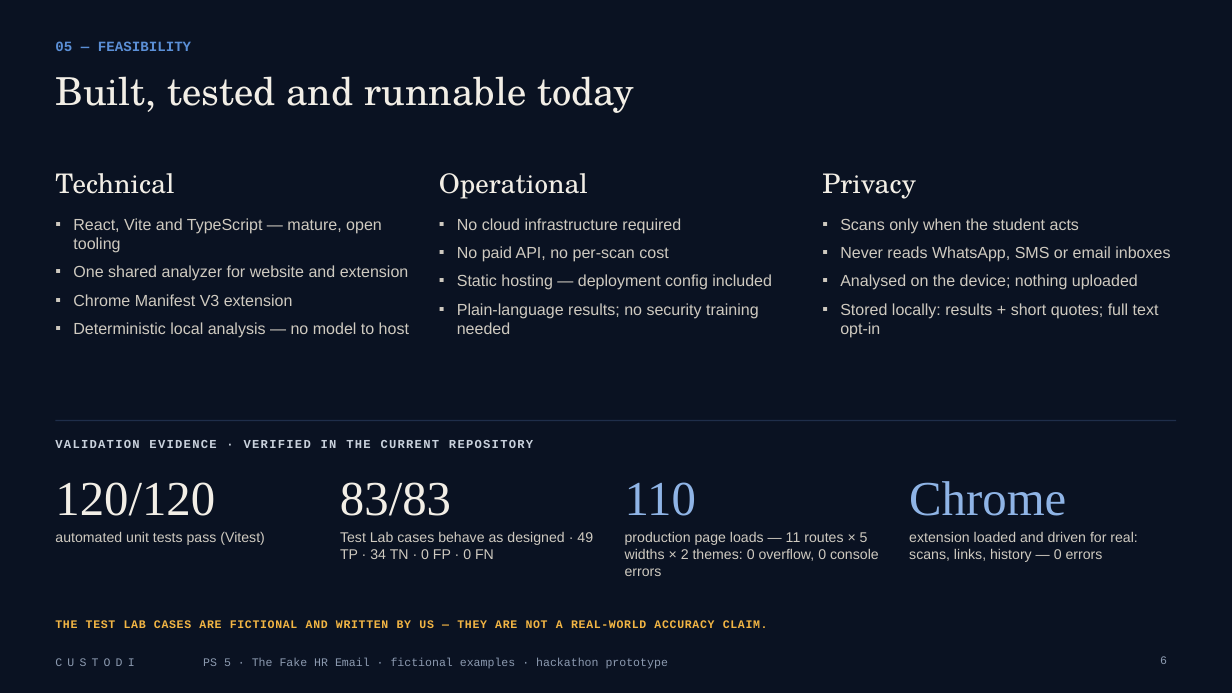
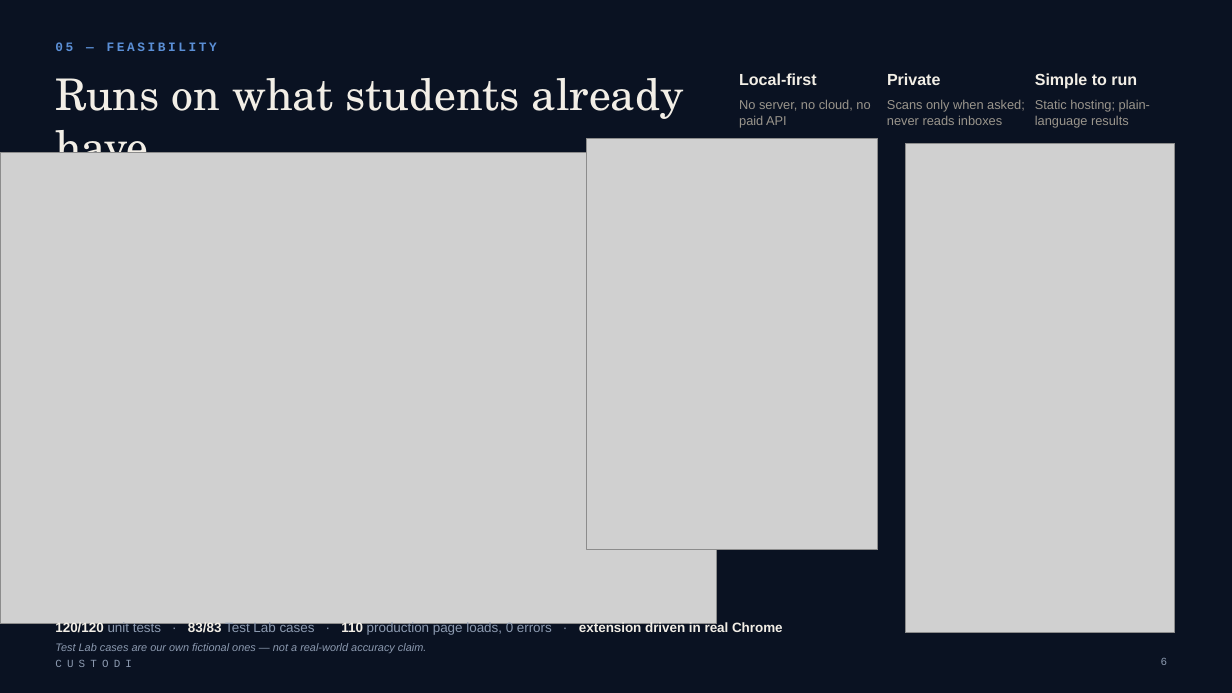
Before and after one commit to govindanidarsh/Custodi, a slide deck: slide 6 of presentation/CUSTODI_Hackathon_Presentation.pptx. Drawn at 1232x693 pixels with LibreOffice and Linux fonts; fonts in the diff are those of the drawing; grey boxes stand for pictures. Boxes give left, top, right and bottom in pixels: in the first picture for what was removed or moved away, otherwise in the second. Text is boxed around its words. In the diff, an @@ line names an element or a change of style, - is before the commit and + after.

```diff
--- a/presentation/CUSTODI_Hackathon_Presentation.pptx
+++ b/presentation/CUSTODI_Hackathon_Presentation.pptx
@@ text "05 — FEASIBILITY" at box(55, 42, 217, 51): size 11 to 10 pt, letter spacing 0 to 2 pt; less space between paragraphs @@
@@ title removed at box(55, 76, 634, 113) @@
-Built, tested and runnable today
@@ text added at box(55, 78, 684, 175), 34 pt, text #F2EEE6 @@
+Runs on what students already have.
@@ text added at box(739, 73, 816, 85), 12.5 pt, text #F2EEE6, bold @@
+Local-first
@@ text added at box(887, 73, 940, 85), 12.5 pt, text #F2EEE6, bold @@
+Private
@@ text added at box(1035, 73, 1137, 89), 12.5 pt, text #F2EEE6, bold @@
+Simple to run
@@ text added at box(739, 99, 870, 128), 10 pt, text #9A958C @@
+No server, no cloud, no paid API
@@ text added at box(887, 100, 1025, 125), 10 pt, text #9A958C @@
+Scans only when asked; never reads inboxes
@@ text added at box(1035, 100, 1150, 128), 10 pt, text #9A958C @@
+Static hosting; plain-language results
@@ picture added at box(587, 139, 878, 550) @@
@@ picture added at box(906, 143, 1175, 633) @@
@@ picture added at box(0, 152, 716, 624) @@
@@ text removed at box(55, 173, 174, 194) @@
-Technical
@@ text removed at box(439, 173, 588, 199) @@
-Operational
@@ text removed at box(822, 173, 916, 199) @@
-Privacy
@@ text removed at box(73, 218, 409, 338) @@
-▪ React, Vite and TypeScript — mature, open tooling
-▪ One shared analyzer for website and extension
-▪ Chrome Manifest V3 extension
-▪ Deterministic local analysis — no model to host
@@ text removed at box(457, 218, 772, 334) @@
-▪ No cloud infrastructure required
-▪ No paid API, no per-scan cost
-▪ Static hosting — deployment config included
-▪ Plain-language results; no security training needed
@@ text removed at box(840, 218, 1170, 338) @@
-▪ Scans only when the student acts
-▪ Never reads WhatsApp, SMS or email inboxes
-▪ Analysed on the device; nothing uploaded
-▪ Stored locally: results + short quotes; full text opt-in
@@ line removed from (55, 421) to (1177, 421) @@
@@ text removed at box(55, 436, 887, 458) @@
-VALIDATION EVIDENCE · VERIFIED IN THE CURRENT REPOSITORY
@@ text removed at box(55, 482, 215, 516) @@
-120/120
@@ text removed at box(340, 482, 451, 516) @@
-83/83
@@ text removed at box(625, 482, 696, 516) @@
-110
@@ text removed at box(909, 481, 1066, 516) @@
-Chrome
@@ text removed at box(340, 531, 593, 559) @@
-Test Lab cases behave as designed · 49 TP · 34 TN · 0 FP · 0 FN
@@ text removed at box(625, 532, 879, 576) @@
-production page loads — 11 routes × 5 widths × 2 themes: 0 overflow, 0 console errors
@@ text removed at box(909, 531, 1137, 562) @@
-extension loaded and driven for real: scans, links, history — 0 errors
@@ text at box(55, 621, 783, 635): text changed; size 11 to 10.5 pt; text colour #CFCAC0 to #8C9AB0 @@
-automated unit tests pass (Vitest)
+120/120 unit tests · 83/83 Test Lab cases · 110 production page loads, 0 errors · extension driven in real Chrome
@@ text "CUSTODI" at box(55, 654, 240, 673): size 9 to 8.5 pt @@
@@ text at box(55, 643, 426, 653): text changed; size 9 to 8.5 pt; font Courier New to Arial; text colour #F2B544 to #8C9AB0; bold off; italic on @@
-THE TEST LAB CASES ARE FICTIONAL AND WRITTEN BY US — THEY ARE NOT A REAL-WORLD ACCURACY CLAIM.
+Test Lab cases are our own fictional ones — not a real-world accuracy claim.
@@ text removed at box(203, 658, 668, 669) @@
-PS 5 · The Fake HR Email · fictional examples · hackathon prototype
@@ page number at box(1161, 658, 1168, 665): size 9 to 8.5 pt @@
```
Also in this commit, not shown: 8 other slides changed, 1 slide added, 1 slide removed, 12 other files.
